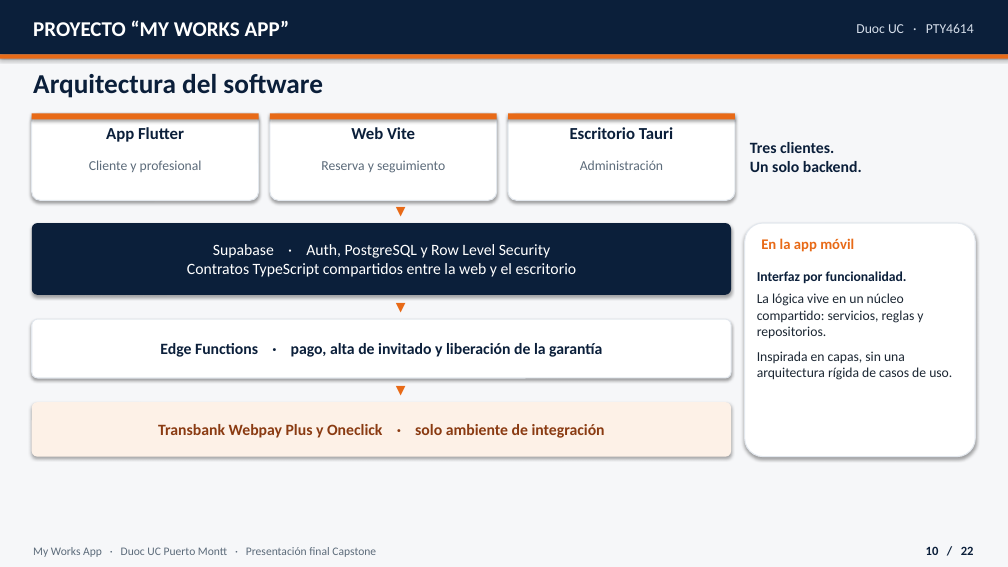
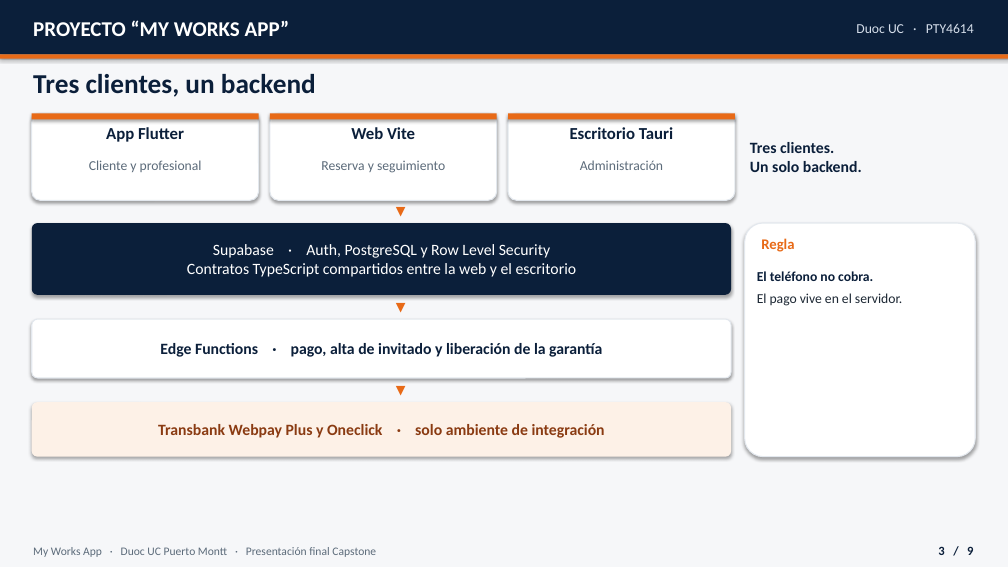
Before and after one commit to MathiasAlejandr0/MyWorksAppProyect, a slide deck: slide 3 of Fase 2/Presentacion_final_MyWorksApp.pptx (slide 10 before the commit). Drawn at 1008x567 pixels with LibreOffice and Linux fonts; fonts in the diff are those of the drawing. Boxes give left, top, right and bottom in pixels: in the first picture for what was removed or moved away, otherwise in the second. Text is boxed around its words. In the diff, an @@ line names an element or a change of style, - is before the commit and + after.

```diff
--- a/Fase 2/Presentacion_final_MyWorksApp.pptx
+++ b/Fase 2/Presentacion_final_MyWorksApp.pptx
@@ text at [33, 74, 316, 97]: text changed @@
-Arquitectura del software
+Tres clientes, un backend
@@ text at [761, 238, 794, 252]: text changed @@
-En la app móvil
+Regla
@@ text at [757, 271, 902, 306]: text changed @@
-Interfaz por funcionalidad.
-La lógica vive en un núcleo compartido: servicios, reglas y repositorios.
-Inspirada en capas, sin una arquitectura rígida de casos de uso.
+El teléfono no cobra.
+El pago vive en el servidor.
@@ text at [938, 546, 973, 555]: text changed @@
-10 / 22
+3 / 9
```
Also in this commit, not shown: 20 other slides changed, 5 other files.
